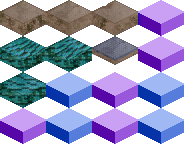
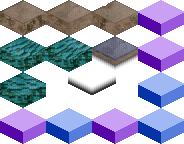
The second 184px x 144px image is a revision of the first. Changes to its layers:
renamed "Layer 30" to "Layer 33", opacity 100% → 80%, painted on it over [0, 47, 116, 84]
added layer "Layer 32" (80%) above "Layer 31" over [92, 76, 114, 95]
renamed "Layer 28" to "Layer 31", opacity 100% → 80%, moved it above "Layer 28", painted on it over [0, 43, 92, 95]
added layer "Layer 28" (22%) above "Layer 1" over [0, 31, 89, 68]
renamed "Layer 26" to "Layer 1", painted on it over [0, 31, 138, 108]
painted on "Layer 29" over [9, 38, 55, 68]
painted on "Layer 25" over [0, 31, 138, 108]
